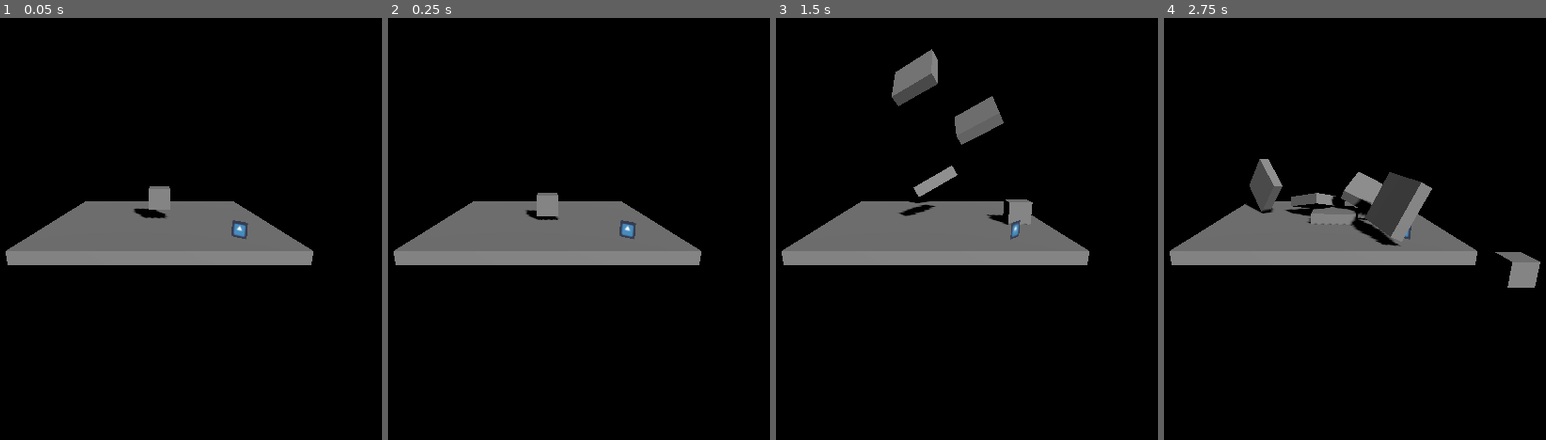
Above: before the commit, frames 1-4 (left to right).
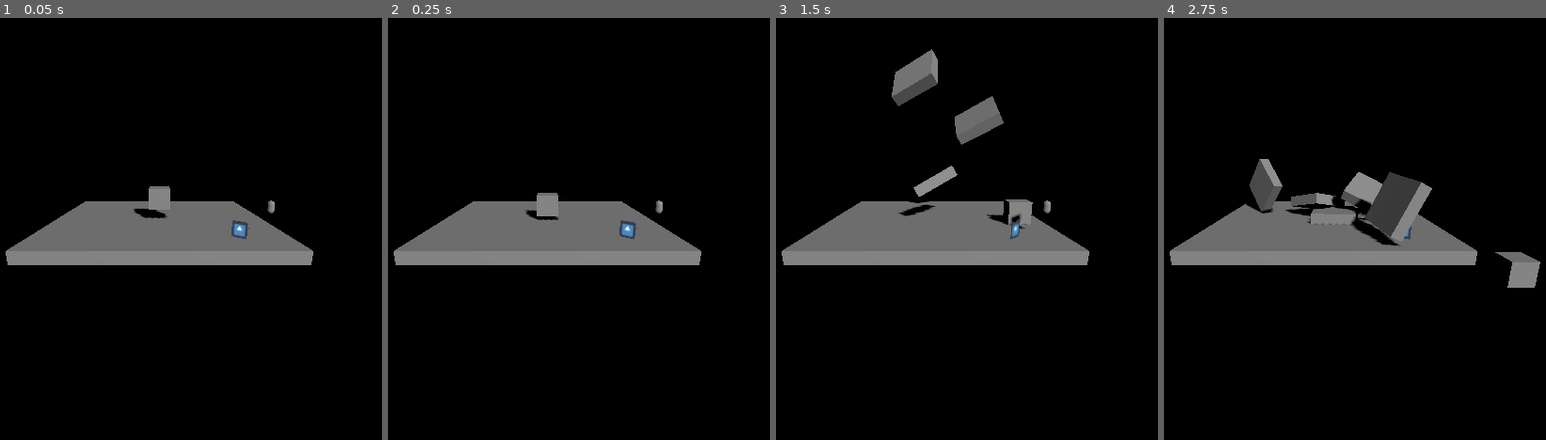
Above: after the commit, the same moments.

Repository: CocolinoFan/TuxsEscape
Game: Godot game, scene res://scenes/Level1.tscn
Two runs of this game, one before a commit and one after it. Both use one fixed random seed, a clock stepped at 60 frames per second and the inputs below. The project has no main scene, so this scene is started directly. The engine's default icon, where the game draws it, is replaced by a stand-in: a white triangle on a blue panel in a dark square.
Inputs:
- Up to frame 1 (0.05 s): no input
- Up to frame 2 (0.25 s): no input
- Up to frame 3 (1.5 s): tap Enter (ui_accept) at 0.5, 0.77 s; hold Right (ui_right) 0.53-1.28 s; hold Down (ui_down) from 1.28 s (still down)
- Up to frame 4 (2.75 s): tap Enter (ui_accept) at 1.52 s; release Down (ui_down) at 2.03 s; hold Right (ui_right) from 2.03 s (still down)

The runs differ from the first frame. In frame 1, less than 0.1% of the frame differs, in the area x 64-72%, y 43-50%; in frame 2, less than 0.1%; in frame 3, 0.1%, in the area x 61-72%, y 43-50%; in frame 4, nothing differs.

Commit message:
Dummy commit, nothing new was added. Just checking if PGP signing works as expected on GitHub

Diff:
--- a/scenes/Level1.tscn
+++ b/scenes/Level1.tscn
@@ -1,9 +1,10 @@
-[gd_scene load_steps=7 format=3 uid="uid://bbt37or7ttj8t"]
+[gd_scene load_steps=8 format=3 uid="uid://bbt37or7ttj8t"]
 
 [ext_resource type="PackedScene" uid="uid://b3x3kjmtlnud6" path="res://scenes/Block.tscn" id="1"]
 [ext_resource type="PackedScene" uid="uid://b248b6c0l0krn" path="res://scenes/tux.tscn" id="2_bi6wm"]
 [ext_resource type="Texture2D" uid="uid://jgp8lqffp4hy" path="res://icon.png" id="3_qqv7a"]
 [ext_resource type="Script" path="res://scenes/Icon.gd" id="4_0dsa0"]
+[ext_resource type="PackedScene" uid="uid://xxfwyro6hjqd" path="res://scenes/fish.tscn" id="5_nm5ji"]
 
 [sub_resource type="BoxMesh" id="1"]
 size = Vector3(10, 0.5, 10)
@@ -57,3 +58,6 @@
 transform = Transform3D(0.710099, 0, -0.704102, 0, 1, 0, 0.704102, 0, 0.710099, 2.99254, 0.307575, 3.49756)
 texture = ExtResource("3_qqv7a")
 script = ExtResource("4_0dsa0")
+
+[node name="Fish1" parent="." instance=ExtResource("5_nm5ji")]
+transform = Transform3D(1, 0, 0, 0, 1, 0, 0, 0, 1, 4.22975, 1.08803, 3.0907)
--- /dev/null
+++ b/scenes/fish.gd
@@ -0,0 +1,17 @@
+extends Area3D
+
+const ROT_SPEED = 2 #Number of degrees the fish rotates every frame
+
+# Called when the node enters the scene tree for the first time.
+func _ready():
+	pass # Replace with function body.
+
+
+# Called every frame. 'delta' is the elapsed time since the previous frame.
+func _process(delta):
+	rotate_y(rad_to_deg(ROT_SPEED))
+
+
+
+func _on_body_entered(body):
+	queue_free()
--- /dev/null
+++ b/scenes/fish.tscn
@@ -0,0 +1,22 @@
+[gd_scene load_steps=4 format=3 uid="uid://xxfwyro6hjqd"]
+
+[ext_resource type="Script" path="res://scenes/fish.gd" id="1_rlx1p"]
+
+[sub_resource type="CapsuleMesh" id="CapsuleMesh_sapk2"]
+radius = 0.15
+height = 0.5
+
+[sub_resource type="CapsuleShape3D" id="CapsuleShape3D_sesox"]
+radius = 0.150865
+height = 0.503171
+
+[node name="Fish" type="Area3D"]
+script = ExtResource("1_rlx1p")
+
+[node name="MeshInstance3D" type="MeshInstance3D" parent="."]
+mesh = SubResource("CapsuleMesh_sapk2")
+
+[node name="CollisionShape3D" type="CollisionShape3D" parent="."]
+shape = SubResource("CapsuleShape3D_sesox")
+
+[connection signal="body_entered" from="." to="." method="_on_body_entered"]
